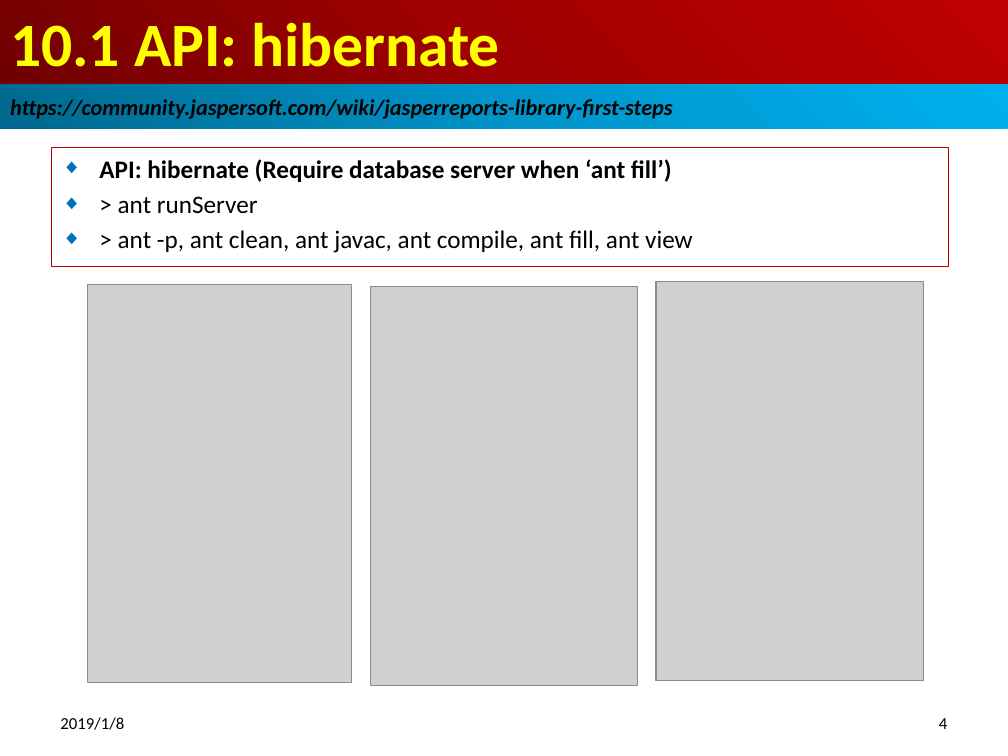
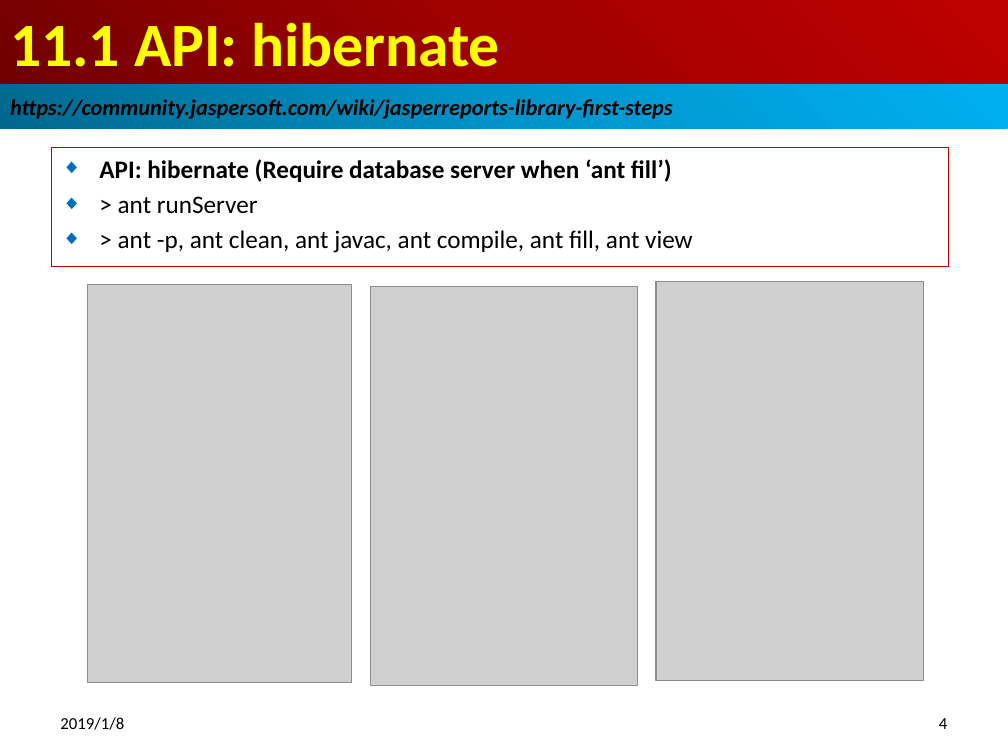
Before and after one commit to peterhchen/100-jasper-report-api-6.7.0, a slide deck: slide 4 of 15_Ch11_API_h.pptx. Drawn at 1008x756 pixels with LibreOffice and Linux fonts; fonts in the diff are those of the drawing; grey boxes stand for pictures. Boxes give left, top, right and bottom in pixels: in the first picture for what was removed or moved away, otherwise in the second. Text is boxed around its words. In the diff, an @@ line names an element or a change of style, - is before the commit and + after.

```diff
--- a/15_Ch11_API_h.pptx
+++ b/15_Ch11_API_h.pptx
@@ title at (x1=10, y1=22, x2=499, y2=67): text changed @@
-10.1 API: hibernate
+11.1 API: hibernate
```
Also in this commit, not shown: 5 other slides changed, 41 other files.
